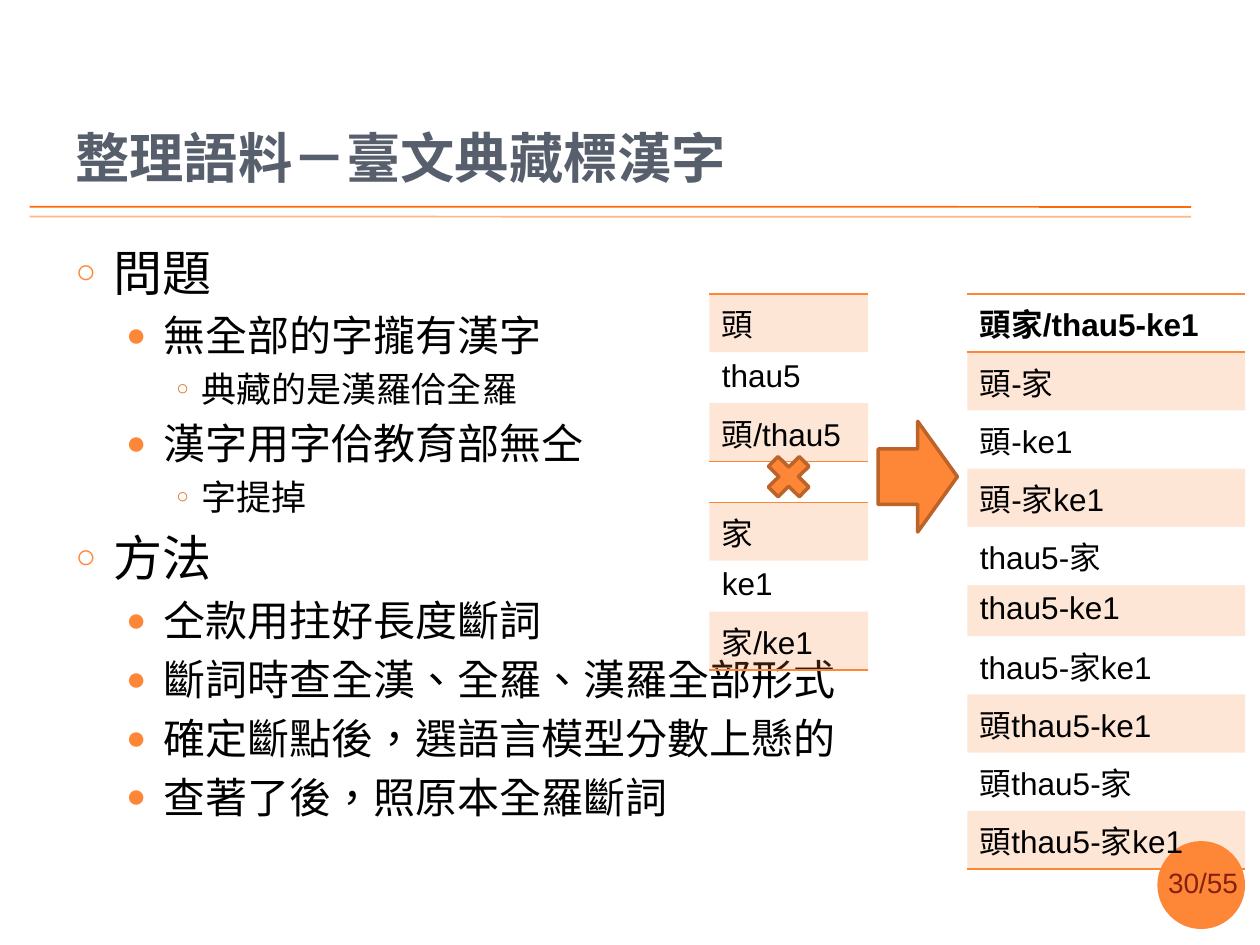
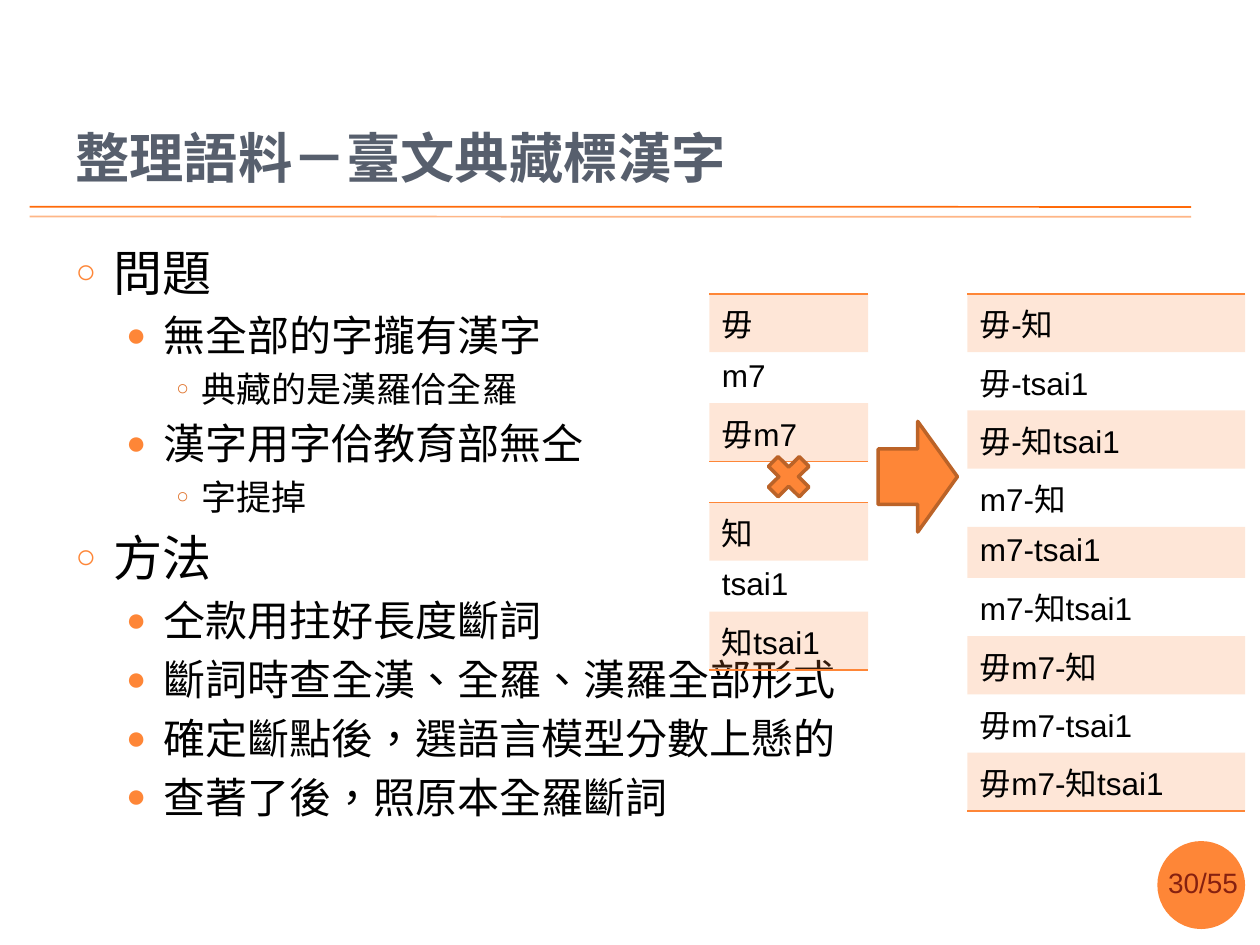
Before and after one commit to sih4sing5hong5/po3-ko3_tau5-iann2-phinn3, a slide deck: slide 30 of 翻譯報告.pptx. Drawn at 1260x945 pixels with LibreOffice and Linux fonts; fonts in the diff are those of the drawing; background and template pictures are left out. Boxes give left, top, right and bottom in pixels: in the first picture for what was removed or moved away, otherwise in the second. Text is boxed around its words. In the diff, an @@ line names an element or a change of style, - is before the commit and + after.

Commit message:
加整理語料的逐擺變化 丞宏

```diff
--- a/翻譯報告.pptx
+++ b/翻譯報告.pptx
@@ table at bbox=[709, 294, 868, 453] @@
-row 1, column 1: 頭
+row 1, column 1: 毋
-row 2, column 1: thau5
+row 2, column 1: m7
-row 3, column 1: 頭/thau5
+row 3, column 1: 毋m7
@@ table at bbox=[968, 294, 1245, 802] @@
-row 1: 頭家/thau5-ke1
-row 2: 頭-家
-row 3: 頭-ke1
-row 4: 頭-家ke1
-row 5: thau5-家
-row 6: thau5-ke1
-row 7: thau5-家ke1
-row 8: 頭thau5-ke1
-row 9: 頭thau5-家
-row 10: 頭thau5-家ke1
+row 1: 毋-知
+row 2: 毋-tsai1
+row 3: 毋-知tsai1
+row 4: m7-知
+row 5: m7-tsai1
+row 6: m7-知tsai1
+row 7: 毋m7-知
+row 8: 毋m7-tsai1
+row 9: 毋m7-知tsai1
@@ table at bbox=[709, 503, 868, 667] @@
-row 1, column 1: 家
+row 1, column 1: 知
-row 2, column 1: ke1
+row 2, column 1: tsai1
-row 3, column 1: 家/ke1
+row 3, column 1: 知tsai1
```
Also in this commit, not shown: 5 other slides changed, 1 slide added.
